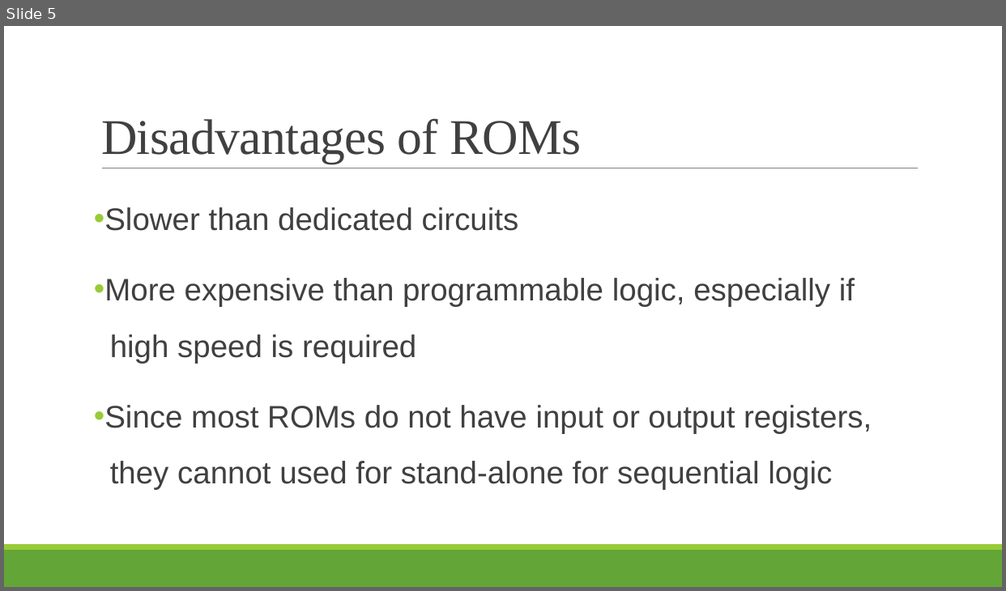
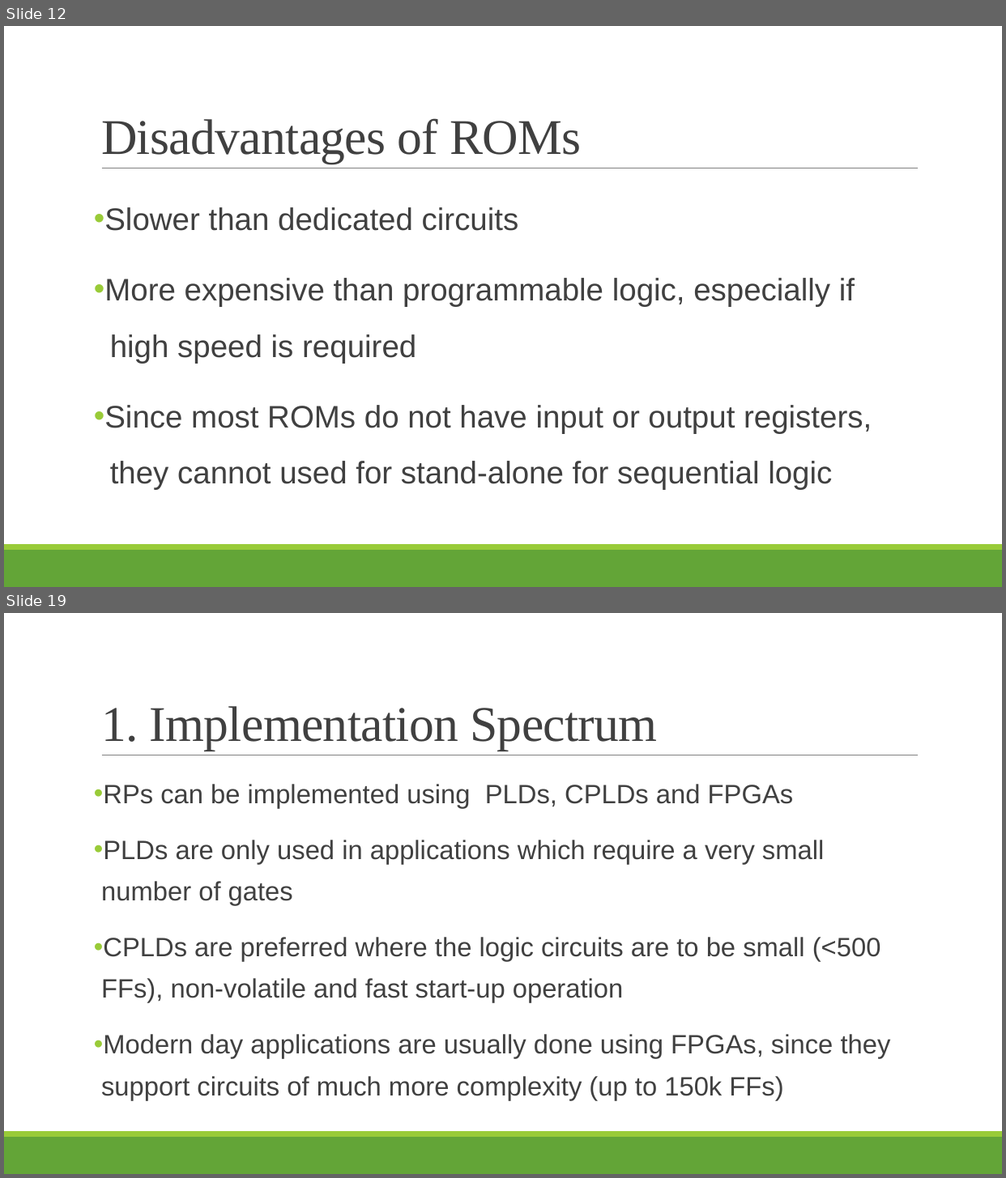
Before and after one commit to puthukkaden/Reconfigrable_Processor_Architecture, a slide deck: Presentation/Presentation1.pptx. Shown one above the other, each under a label of ours: slide 5 before the commit, slides 12 and 19 after it; the slides between them are not shown. The pictures are 1006x591 and 1006x1178 pixels, drawn with LibreOffice and Linux fonts; fonts in the diff are those of the drawing. Boxes give left, top, right and bottom in pixels: in the first picture for what was removed or moved away, otherwise in the second. Text is boxed around its words. In the diff, an @@ line names an element or a change of style, - is before the commit and + after.

```diff
--- a/Presentation/Presentation1.pptx
+++ b/Presentation/Presentation1.pptx
@@ slide 19 added at (4,613,1002,1174), background #FFFFFF; not listed: 3 template elements that a slide beside it also shows @@
@@ title added at (101,706,657,750), 48 pt, text #404040 @@
+1. Implementation Spectrum
@@ text added at (94,784,891,1101), 25.5 pt, text #404040 @@
+• RPs can be implemented using PLDs, CPLDs and FPGAs
+• PLDs are only used in applications which require a very small number of gates
+• CPLDs are preferred where the logic circuits are to be small (<500 FFs), non-volatile and fast start-up operation
+• Modern day applications are usually done using FPGAs, since they support circuits of much more complexity (up to 150k FFs)
@@ what was slide 5 is now slide 12 @@
```
Also in this commit, not shown: 7 slides changed, 17 other slides added, 1 slide removed, 7 other files.
